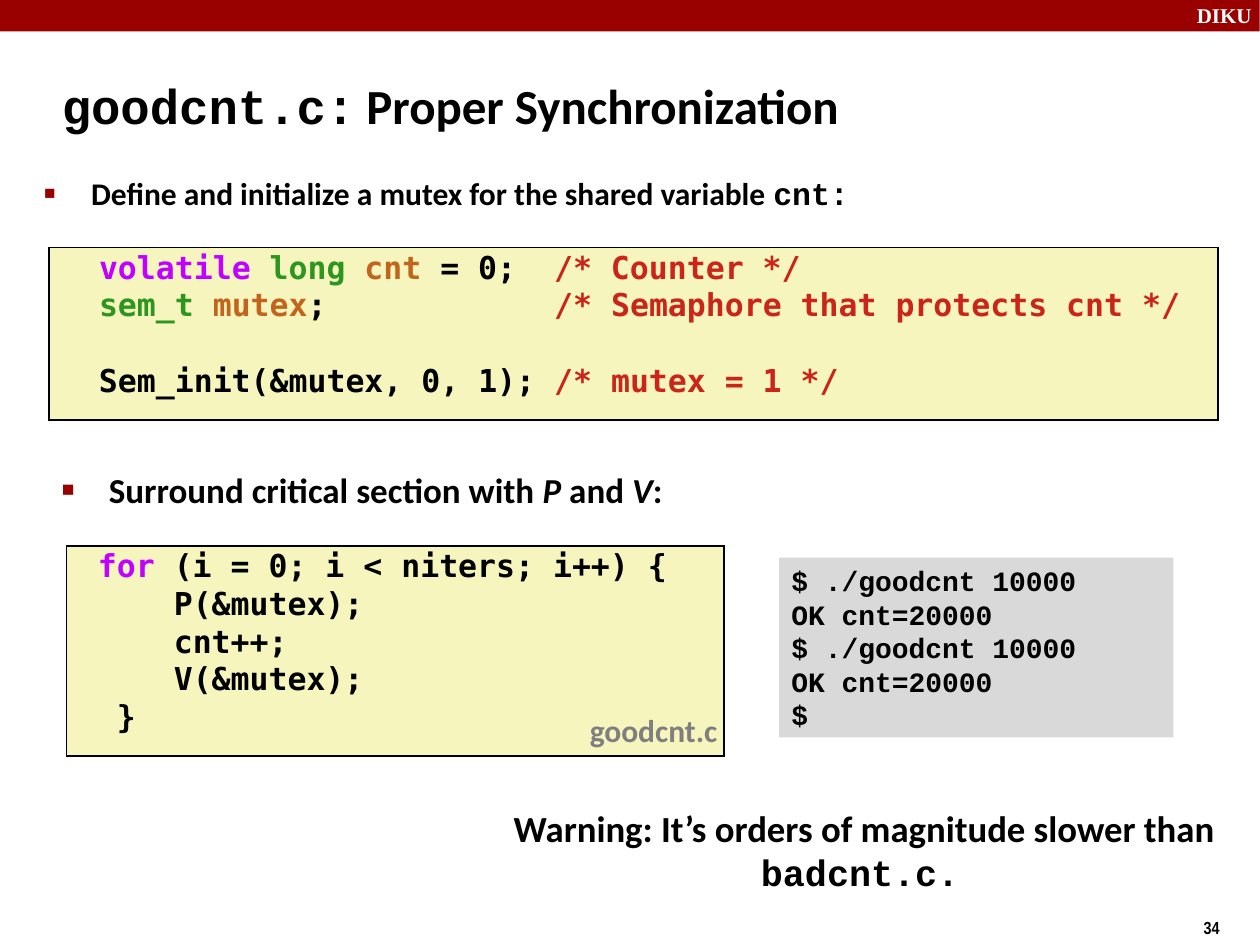
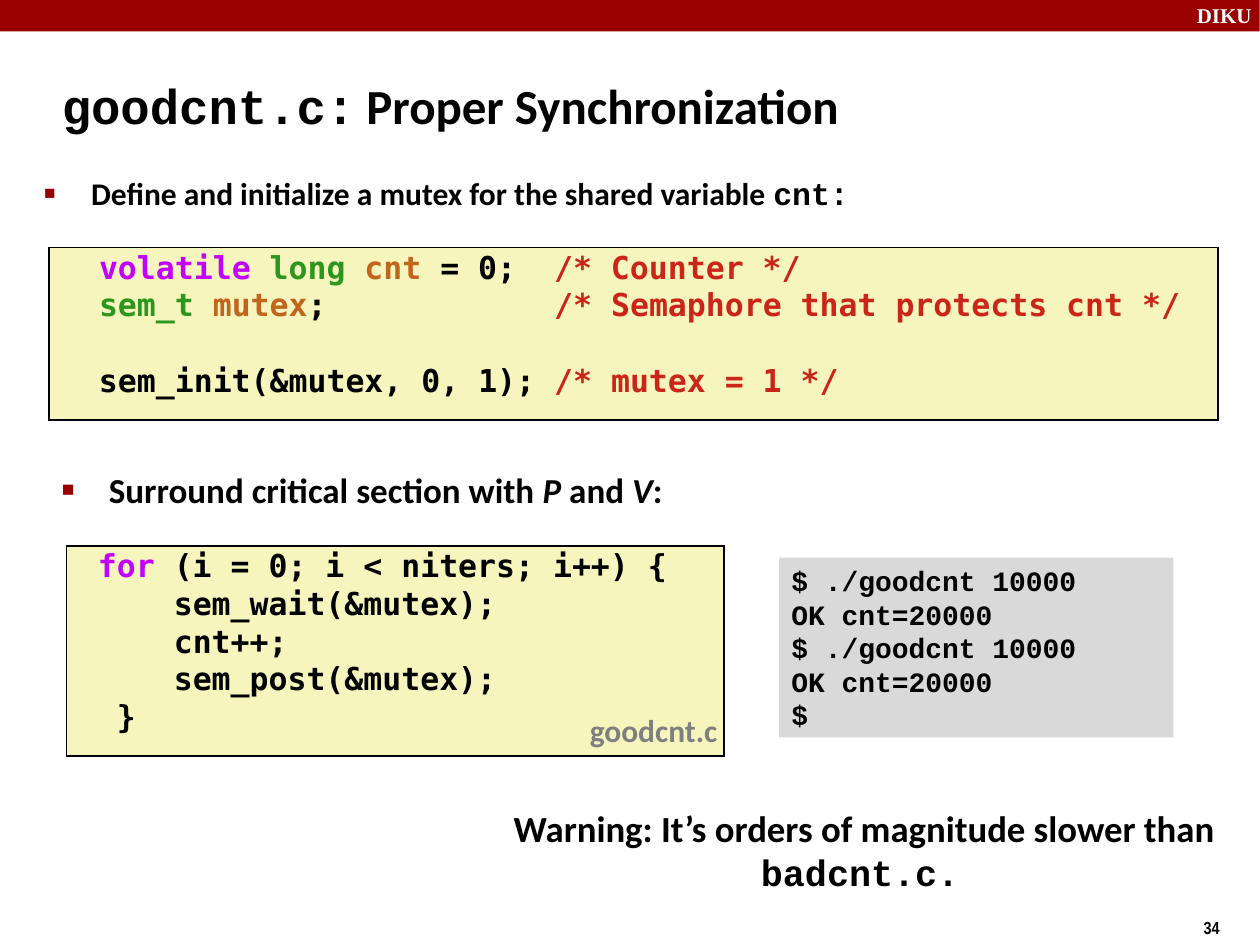
Before and after one commit to diku-dk/hpps-e2023-pub, a slide deck: slide 34 of material/6-l-2/concurrent programming II.odp. Drawn at 1260x945 pixels with LibreOffice and Linux fonts; fonts in the diff are those of the drawing. Boxes give left, top, right and bottom in pixels: in the first picture for what was removed or moved away, otherwise in the second. Text is boxed around its words. In the diff, an @@ line names an element or a change of style, - is before the commit and + after.

```diff
--- a/material/6-l-2/concurrent programming II.odp
+++ b/material/6-l-2/concurrent programming II.odp
@@ text in rectangle at (x1=99, y1=366, x2=782, y2=399): text changed @@
-Sem_init(&mutex, 0, 1); /* mutex = 1 */
+sem_init(&mutex, 0, 1); /* mutex = 1 */
@@ text in rectangle at (x1=174, y1=589, x2=496, y2=622): text changed @@
-P(&mutex);
+sem_wait(&mutex);
@@ text in rectangle at (x1=174, y1=666, x2=496, y2=698): text changed @@
-V(&mutex);
+sem_post(&mutex);
```
Also in this commit, not shown: 9 other slides changed, 10 other files.
